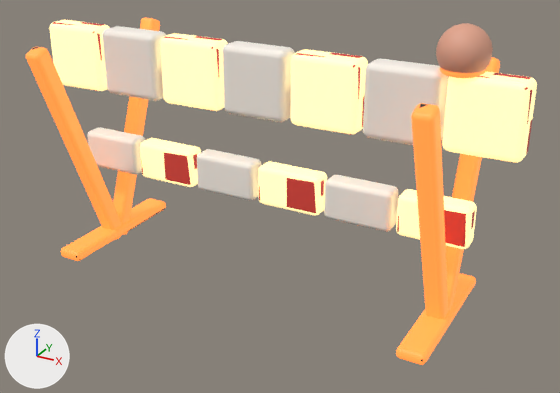
An edit to the glTF model public/models/barricade.glb, drawn before and after from the same camera.
Rendered twice from a camera (50 mm lens) standing at (1.6, -2.72, 1.76) and looking at (0.12, -0.03, 0.41). The lights are fixed; the arrows at lower left show +X, +Y and +Z. The picture after the commit comes second. Where no turn or scale is listed for an object, it has been applied to the vertices.

The first picture shows 'barricade.014', 'lamp.013'.
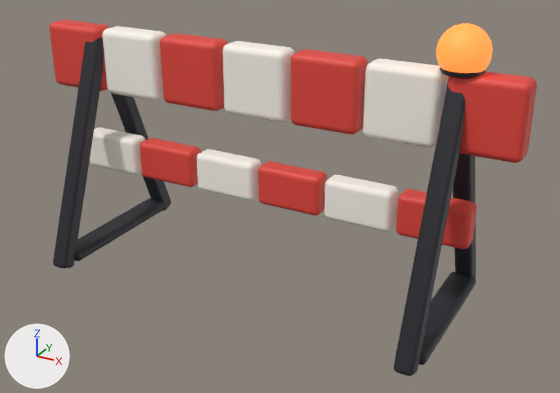
Changed parts and their boxes [x1, y1, x2, y2] in the pictures (560 x 393 px; the box of a moved part takes in the faces that stretch with it):
'barricade.014', reshaped, surface changed (darker): before [26, 18, 537, 365]; after [49, 20, 537, 376]
part 1 of me_lamp_013, surface changed (beige to orange): [436, 23, 493, 73] in both
part 2 of me_barricade_014, moved or reshaped: before [26, 47, 122, 240]; after [53, 37, 104, 269]
part 3 of me_barricade_014, moved or reshaped: before [113, 18, 160, 235]; after [111, 93, 171, 211]
part 4 of me_barricade_014, moved or reshaped: before [411, 103, 448, 319]; after [394, 84, 465, 376]
part 5 of me_barricade_014, moved or reshaped: before [446, 57, 500, 311]; after [453, 154, 476, 277]
part 6 of me_barricade_014, surface changed (darker): before [26, 18, 537, 365]; after [49, 20, 537, 376]

Edits to the bpy script that builds the scene:
```text
Change me_lamp_013:
    where me_lamp_013.from_pydata(...)  # 314 vertices, 624 faces; spans x -0.097..0.097, y -0.098..0.098, z -0.099..0.099
    used by ob_lamp_013; location = (0.85, 0.0, 1.12)
    me_lamp_013 part 1: 624 kept faces spanning x -0.097..0.097, y -0.098..0.098, z -0.099..0.099 get new texture (UV) coordinates
Change me_barricade_014:
    where me_barricade_014.from_pydata(...)  # 3108 vertices, 6136 faces; spans x -1.11..1.11, y -0.43..0.43, z -0.57..0.57
    used by ob_barricade_014; location = (0.0, 0.0, 0.548)
    me_barricade_014 part 2: the loose piece of 152 vertices spanning x -0.89..-0.81, y -0.43..0.03, z -0.57..0.47 is turned -41.3 degrees about the x axis through its middle
    me_barricade_014 part 3: the loose piece of 152 vertices spanning x -0.89..-0.81, y -0.03..0.43, z -0.57..0.47 is turned 41.3 degrees about the x axis through its middle
    me_barricade_014 part 4: the loose piece of 152 vertices spanning x 0.81..0.89, y -0.43..0.03, z -0.57..0.47 is turned -41.3 degrees about the x axis through its middle
    me_barricade_014 part 5: the loose piece of 152 vertices spanning x 0.81..0.89, y -0.03..0.43, z -0.57..0.47 is turned 41.3 degrees about the x axis through its middle
    me_barricade_014 part 6: texture (UV) coordinates of 6136 of 6136 faces, centred in x -1.11..1.11, y -0.42..0.42, z -0.57..0.57, changed; they spanned u 0.06..0.81, v 0.5..0.9 and now span u 0.06..0.81, v 0.58..0.92
```
